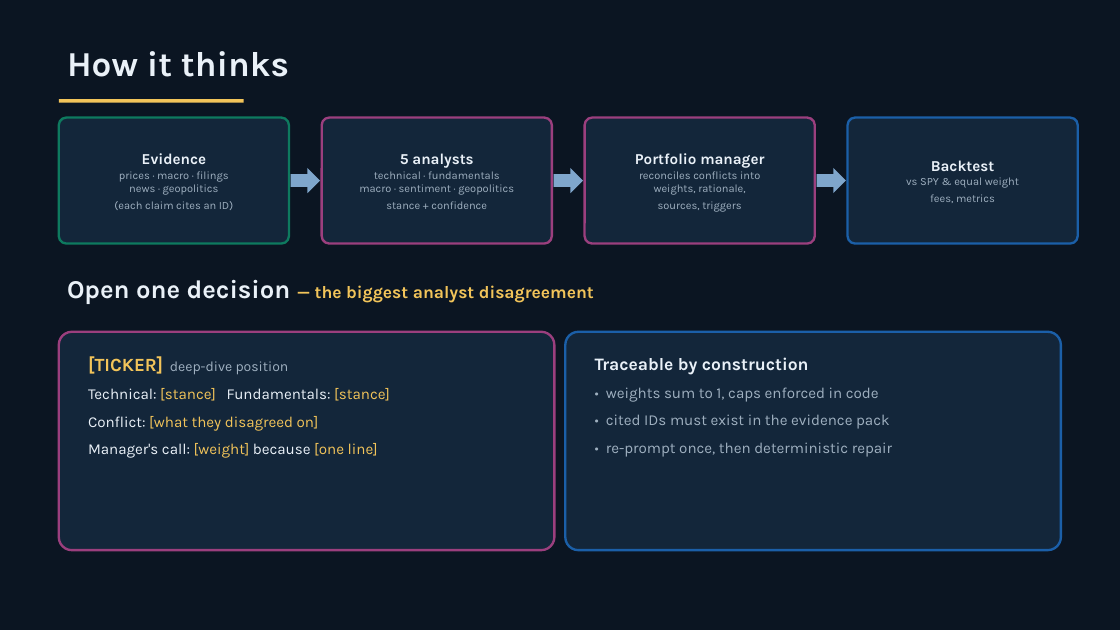
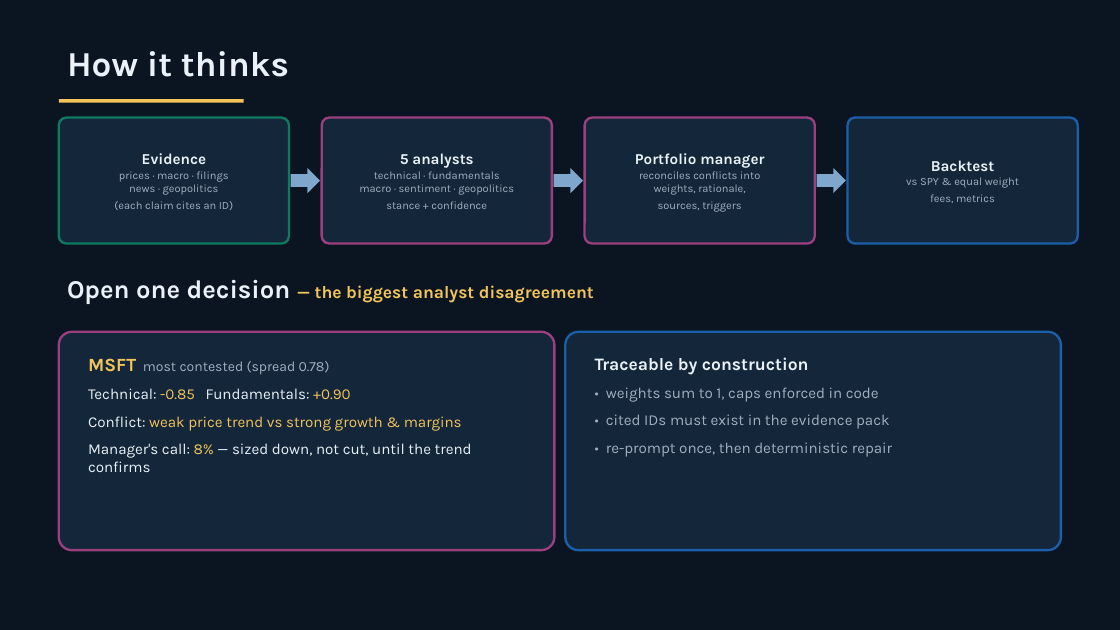
Before and after one commit to arnavvalvekar/aws-financial-portfolio, a slide deck: slide 2 of presentation/portfolio-pitch.pptx. Drawn at 1120x630 pixels with LibreOffice and Linux fonts; fonts in the diff are those of the drawing. Boxes give left, top, right and bottom in pixels: in the first picture for what was removed or moved away, otherwise in the second. Text is boxed around its words. In the diff, an @@ line names an element or a change of style, - is before the commit and + after.

Commit message:
Fill deck with final-run metrics and MSFT deep-dive, remove placeholders

```diff
--- a/presentation/portfolio-pitch.pptx
+++ b/presentation/portfolio-pitch.pptx
@@ text at (88, 358, 472, 472): text changed; text colour #F2C45A to #EAF1F8 @@
-[TICKER] deep-dive position
-Technical: [stance] Fundamentals: [stance]
-Conflict: [what they disagreed on]
-Manager's call: [weight] because [one line]
+MSFT most contested (spread 0.78)
+Technical: -0.85 Fundamentals: +0.90
+Conflict: weak price trend vs strong growth & margins
+Manager's call: 8% — sized down, not cut, until the trend confirms
```
Also in this commit, not shown: 1 other slide changed, 1 other file.
